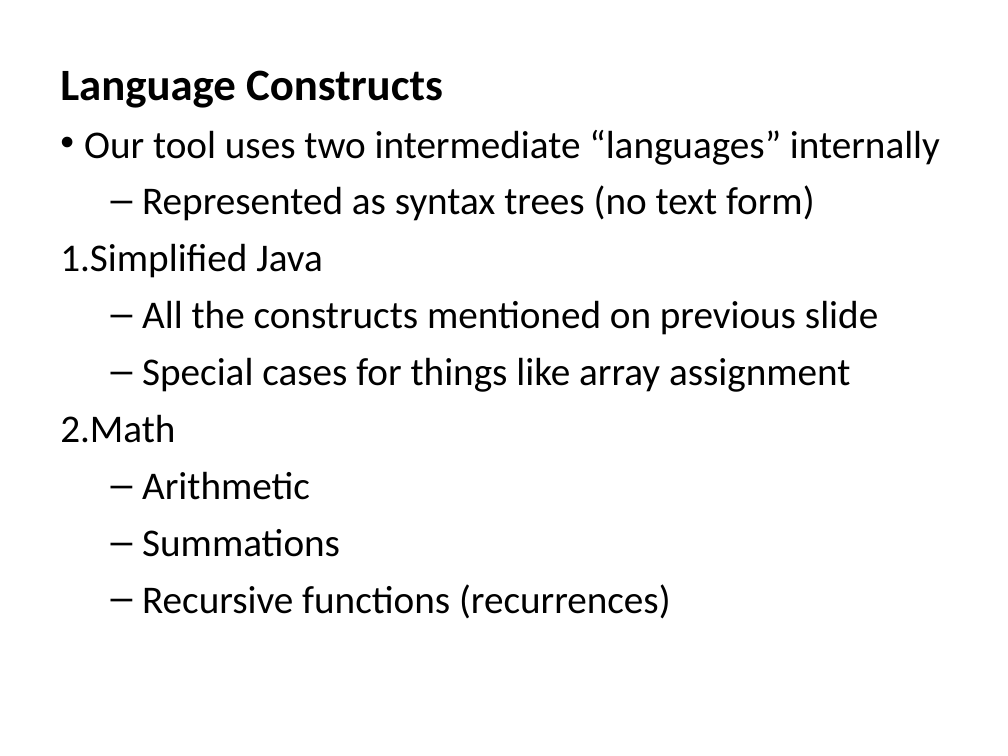
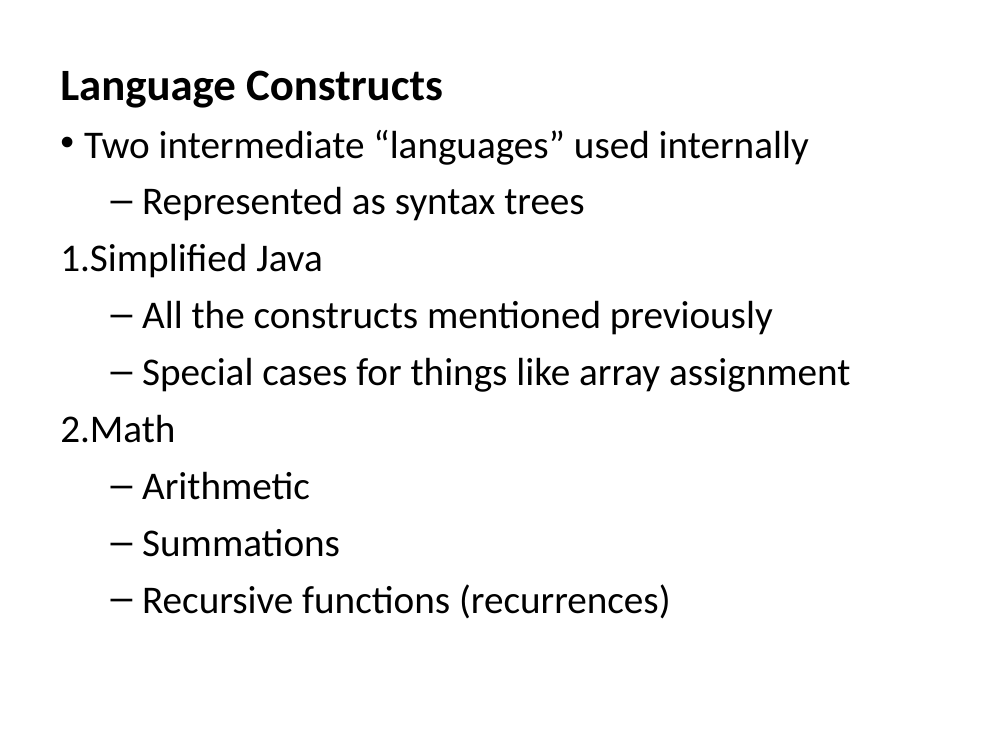
Before and after one commit to Michael0x2a/asymptotic-analysis-tool, a slide deck: slide 3 of poster.ppt. Drawn at 1008x756 pixels with LibreOffice and Linux fonts; fonts in the diff are those of the drawing. Boxes give left, top, right and bottom in pixels: in the first picture for what was removed or moved away, otherwise in the second. Text is boxed around its words. In the diff, an @@ line names an element or a change of style, - is before the commit and + after.

Commit message:
Poster

```diff
--- a/poster.ppt
+++ b/poster.ppt
@@ text at box(84, 130, 809, 221): text changed @@
-• Our tool uses two intermediate “languages” internally
-  – Represented as syntax trees (no text form)
+• Two intermediate “languages” used internally
+  – Represented as syntax trees
@@ text at box(142, 300, 773, 335): text changed @@
-  – All the constructs mentioned on previous slide
+  – All the constructs mentioned previously
```
Also in this commit, not shown: 3 other slides changed, 1 slide removed.
